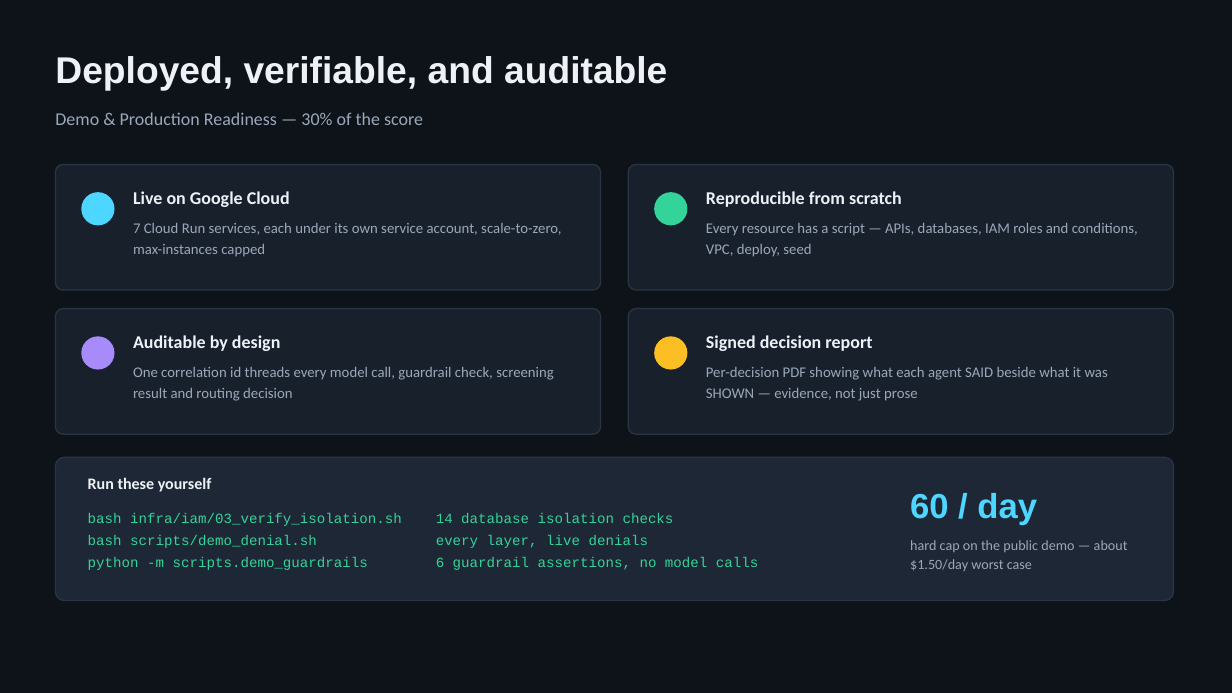
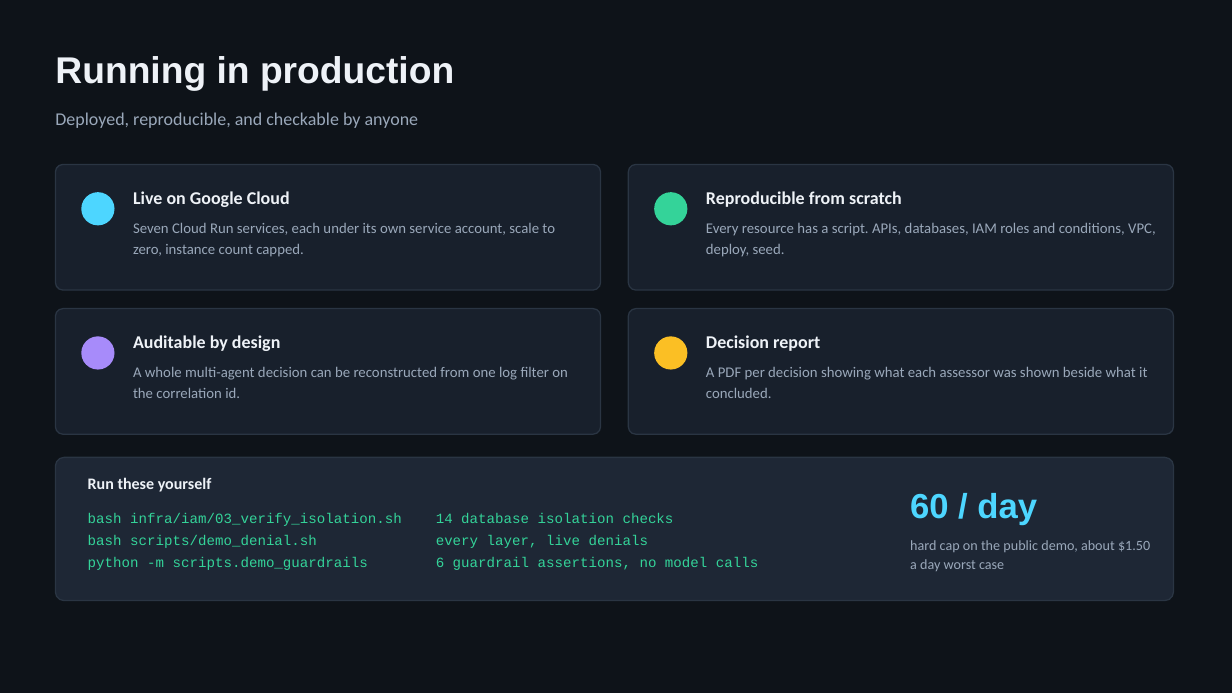
Before and after one commit to PRACHIT27/GridMindAI, a slide deck: slide 11 of docs/GridMind_Submission_Deck.pptx (slide 9 before the commit). Drawn at 1232x693 pixels with LibreOffice and Linux fonts; fonts in the diff are those of the drawing. Boxes give left, top, right and bottom in pixels: in the first picture for what was removed or moved away, otherwise in the second. Text is boxed around its words. In the diff, an @@ line names an element or a change of style, - is before the commit and + after.

```diff
--- a/docs/GridMind_Submission_Deck.pptx
+++ b/docs/GridMind_Submission_Deck.pptx
@@ text at [55,56,454,91]: text changed @@
-Deployed, verifiable, and auditable
+Running in production
@@ text at [55,112,419,128]: text changed @@
-Demo & Production Readiness — 30% of the score
+Deployed, reproducible, and checkable by anyone
@@ text at [133,223,555,256]: text changed @@
-7 Cloud Run services, each under its own service account, scale-to-zero, max-instances capped
+Seven Cloud Run services, each under its own service account, scale to zero, instance count capped.
@@ text at [706,223,1156,257]: text changed @@
-Every resource has a script — APIs, databases, IAM roles and conditions, VPC, deploy, seed
+Every resource has a script. APIs, databases, IAM roles and conditions, VPC, deploy, seed.
@@ text at [706,335,820,351]: text changed @@
-Signed decision report
+Decision report
@@ text at [133,367,568,398]: text changed @@
-One correlation id threads every model call, guardrail check, screening result and routing decision
+A whole multi-agent decision can be reconstructed from one log filter on the correlation id.
@@ text at [706,367,1147,398]: text changed @@
-Per-decision PDF showing what each agent SAID beside what it was SHOWN — evidence, not just prose
+A PDF per decision showing what each assessor was shown beside what it concluded.
@@ text at [910,540,1150,571]: text changed @@
-hard cap on the public demo — about $1.50/day worst case
+hard cap on the public demo, about $1.50 a day worst case
```
Also in this commit, not shown: 10 other slides changed, 3 slides added, 1 slide removed.
